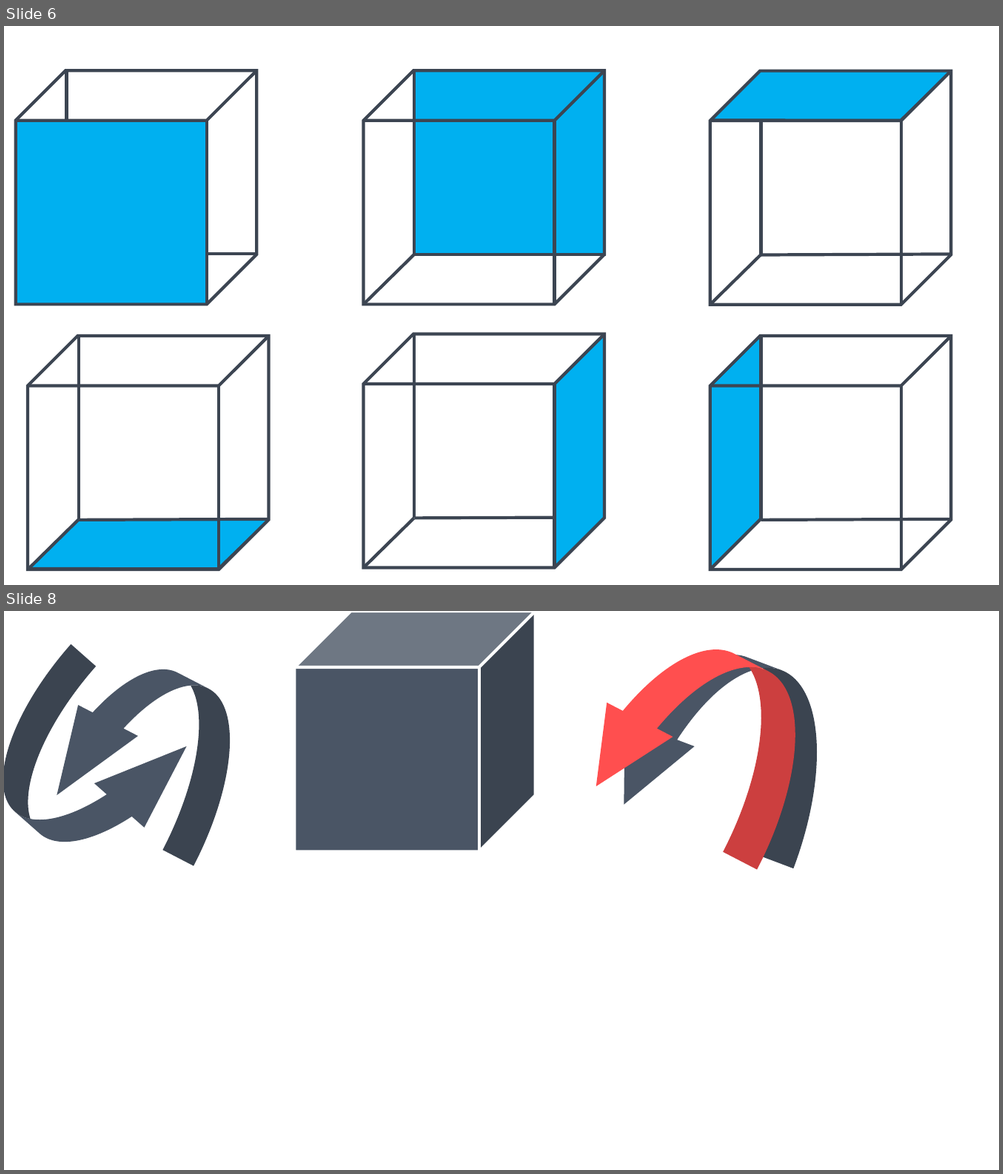
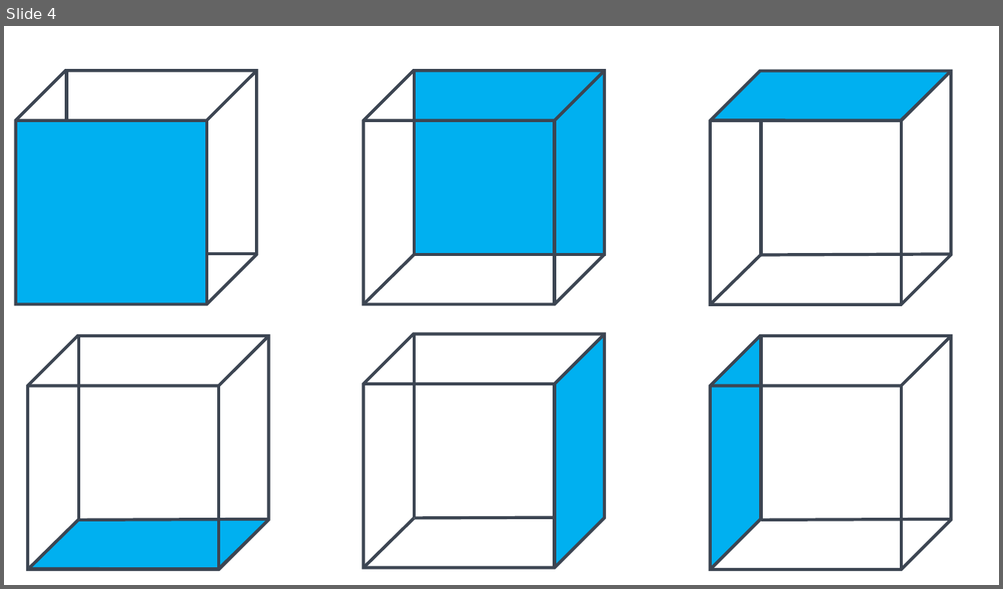
Before and after one commit to COFFASoft/Coffa-Viewer, a slide deck: Light_theme.pptx. Shown one above the other, each under a label of ours: slides 6 and 8 before the commit, slide 4 after it; the slides between them are not shown. The pictures are 1003x1174 and 1003x589 pixels, drawn with LibreOffice and Linux fonts; fonts in the diff are those of the drawing. Boxes give left, top, right and bottom in pixels: in the first picture for what was removed or moved away, otherwise in the second. Text is boxed around its words. In the diff, an @@ line names an element or a change of style, - is before the commit and + after.

```diff
--- a/Light_theme.pptx
+++ b/Light_theme.pptx
@@ slide 8 removed at (4, 611, 999, 1170), background #FFFFFF @@
@@ cube removed at (294, 611, 535, 852) @@
@@ curved down arrow removed at (563, 611, 841, 870) @@
@@ curved down arrow removed at (589, 621, 858, 869) @@
@@ curved down arrow removed at (4, 644, 212, 890) @@
@@ curved down arrow removed at (27, 634, 269, 866) @@
@@ rectangle removed at (296, 669, 480, 850) @@
@@ what was slide 6 is now slide 4 @@
```
Also in this commit, not shown: 3 slides added, 6 other slides removed, 21 other files.
